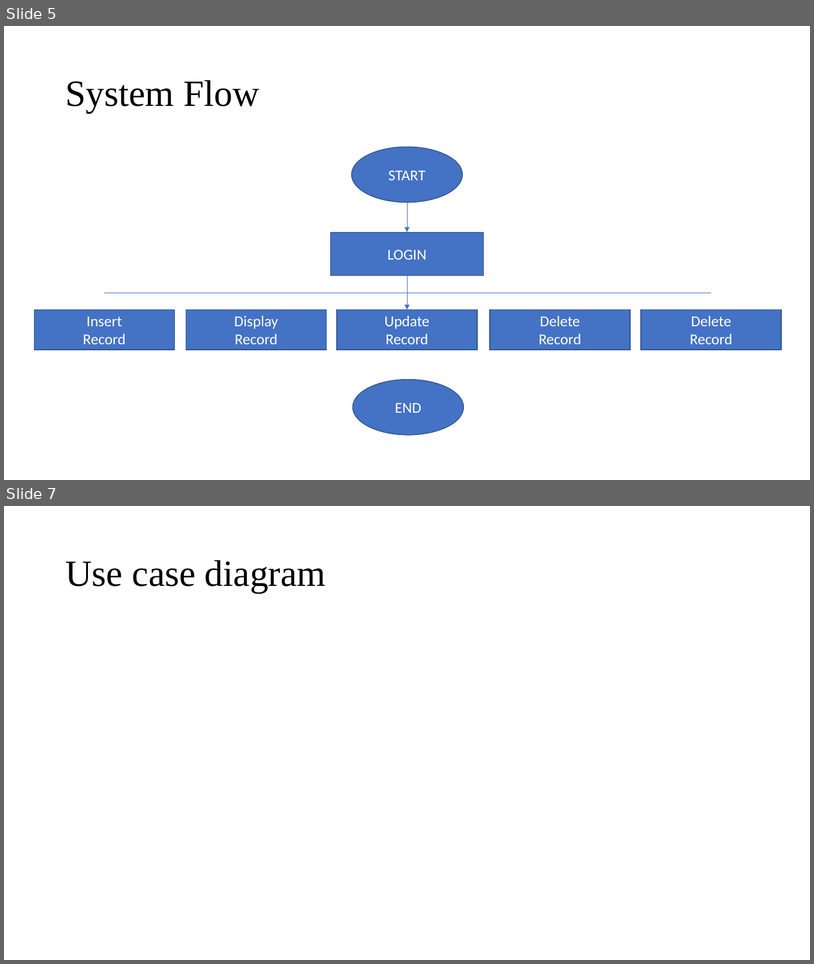
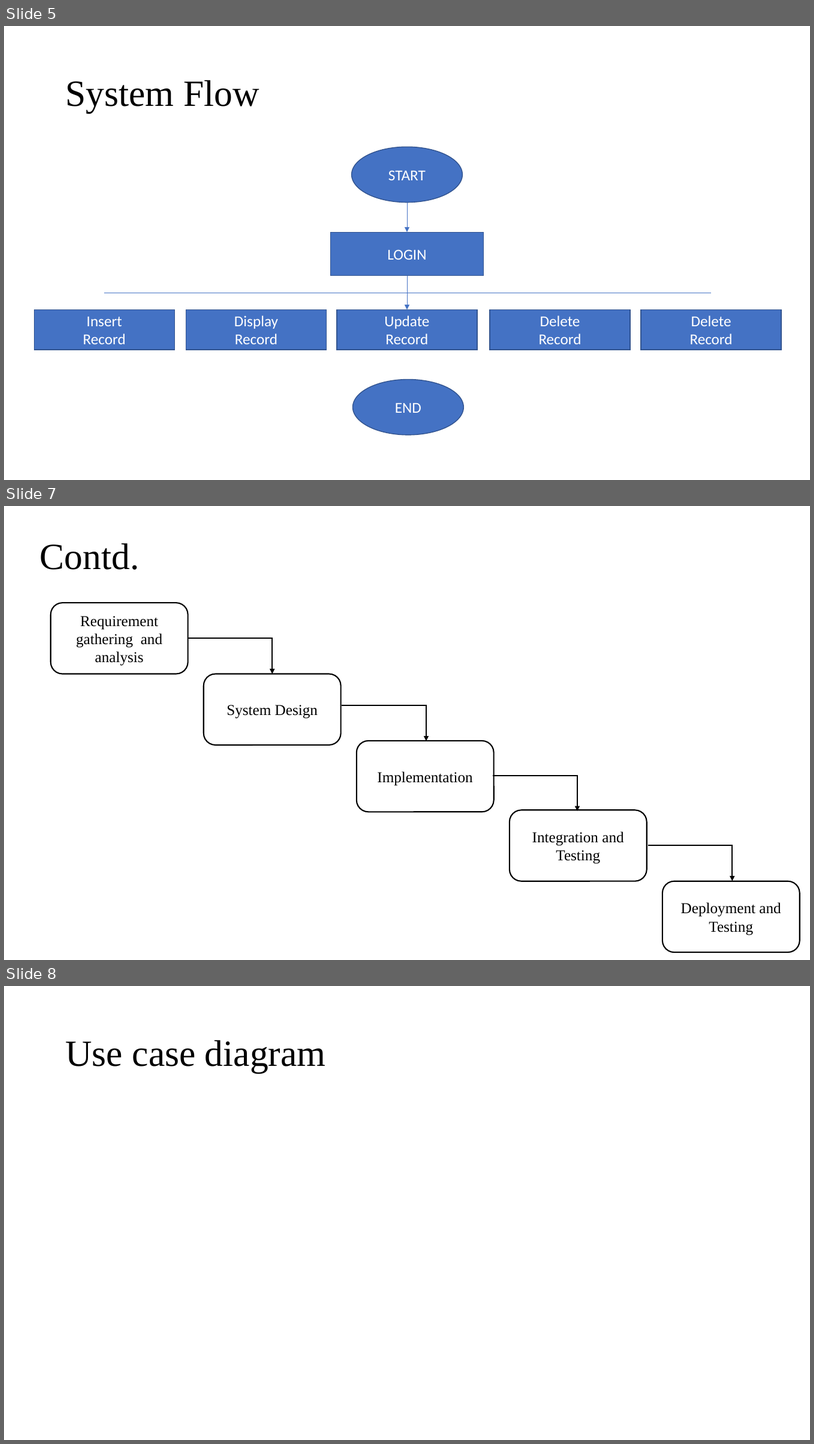
Before and after one commit to Andipstha/theFusion-Project-I, a slide deck: Documentation/LBMS_Presentation.pptx. Shown one above the other, each under a label of ours: slides 5 and 7 before the commit, slides 5, 7 and 8 after it; the slides between them are not shown. The pictures are 814x964 and 814x1444 pixels, drawn with LibreOffice and Linux fonts; fonts in the diff are those of the drawing. Boxes give left, top, right and bottom in pixels: in the first picture for what was removed or moved away, otherwise in the second. Text is boxed around its words. In the diff, an @@ line names an element or a change of style, - is before the commit and + after.

```diff
--- a/Documentation/LBMS_Presentation.pptx
+++ b/Documentation/LBMS_Presentation.pptx
@@ slide 7 added at [4, 506, 810, 960], background #FFFFFF @@
@@ title added at [40, 543, 140, 570], 44 pt, text #000000 @@
+Contd.
@@ group added at [51, 603, 800, 952]: 5 rounded rectangles, 4 elbow arrows @@
+Requirement gathering and analysis
+Implementation
+System Design
+Integration and Testing
+Deployment and Testing
@@ what was slide 7 is now slide 8 @@
```
Also in this commit, not shown: 4 slides changed, 3 other files.
